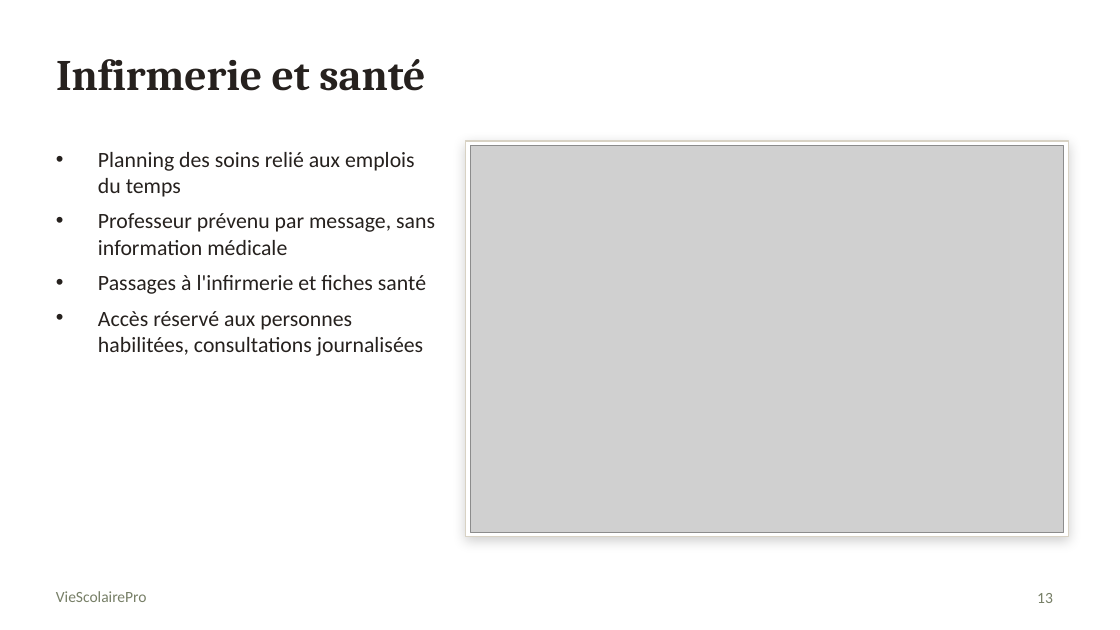
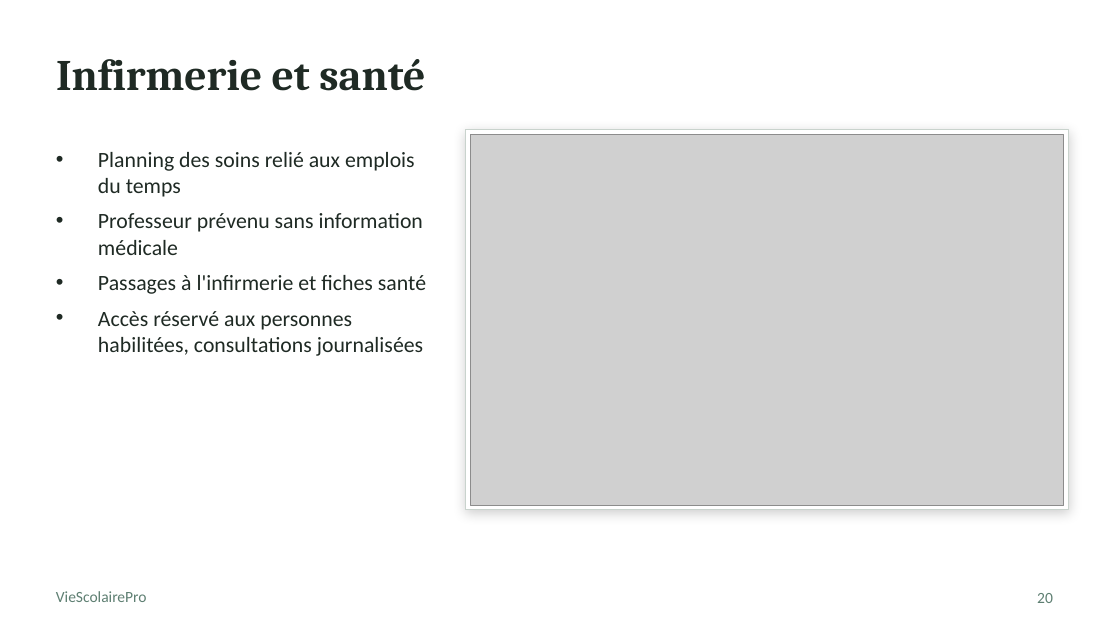
Before and after one commit to selwateaching/academie, a slide deck: slide 20 of presentation/VieScolairePro_presentation.pptx (slide 13 before the commit). Drawn at 1120x630 pixels with LibreOffice and Linux fonts; fonts in the diff are those of the drawing; grey boxes stand for pictures. Boxes give left, top, right and bottom in pixels: in the first picture for what was removed or moved away, otherwise in the second. Text is boxed around its words. In the diff, an @@ line names an element or a change of style, - is before the commit and + after.

```diff
--- a/presentation/VieScolairePro_presentation.pptx
+++ b/presentation/VieScolairePro_presentation.pptx
@@ rectangle: place and size @@
-rectangle at (466,141,1068,536)
+rectangle at (466,130,1068,510)
@@ rectangle at (466,130,1068,510): outline #D8D2C4 0.75 pt to #C9D3CD 0.75 pt @@
@@ picture: place and size @@
-picture at (470,146,1064,532)
+picture at (470,134,1064,505)
@@ text at (98,152,426,356): text colour #26211E to #1F2A24 in "Planning des soins relié aux emplois du ...", "Passages à l'infirmerie et fiches santé", "Accès réservé aux personnes habilitées, consultations journa ..." @@
@@ text at (98,213,423,255): text changed; text colour #26211E to #1F2A24 @@
-• Professeur prévenu par message, sans information médicale
+• Professeur prévenu sans information médicale
@@ text "VieScolairePro" at (56,591,147,602): text colour #777F67 to #5E7F72 @@
@@ page number at (1037,593,1053,603): text changed; text colour #777F67 to #5E7F72 @@
-13
+20
```
Also in this commit, not shown: 17 other slides changed, 17 slides added, 2 slides removed, 42 other files.
